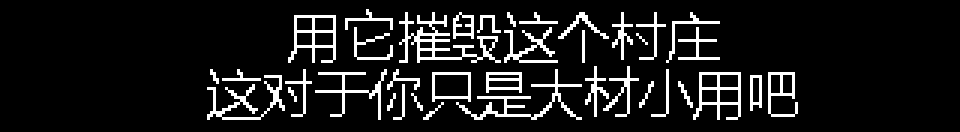
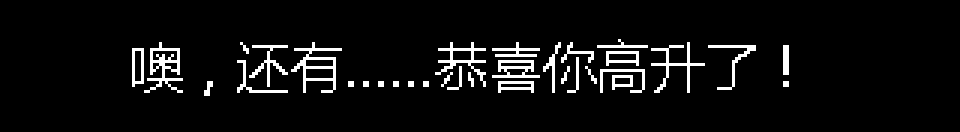
Two versions of the same layered image (960x132). Layer-by-layer changes:
added group "nod8" with 16 layers above "nod7b" over [132, 9, 798, 120]
added layer "噢，还有……恭喜你高升了！" in group "nod8" over [132, 39, 789, 96]
hid group "nod7b" (6 layers) over [132, 9, 798, 120]
